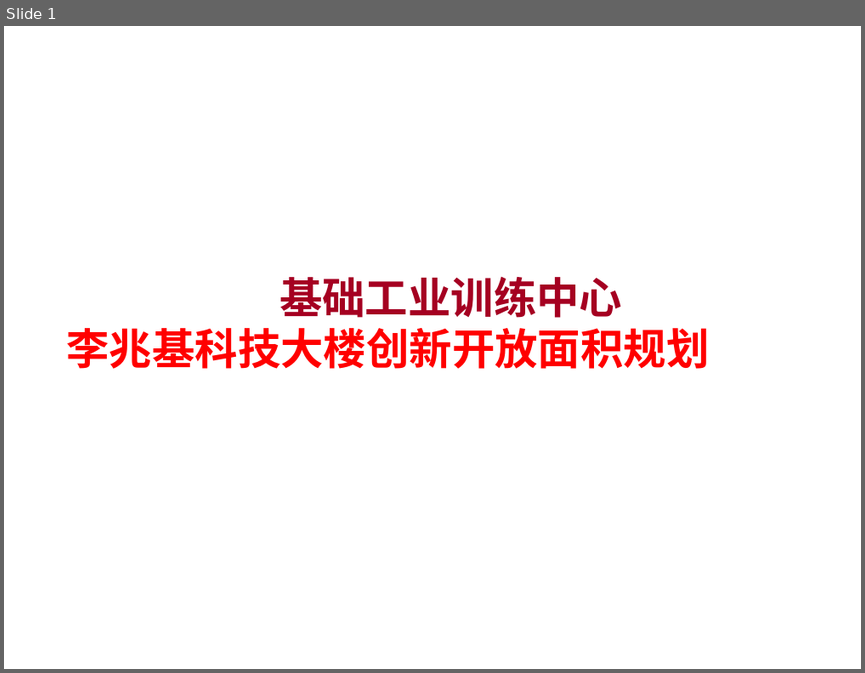
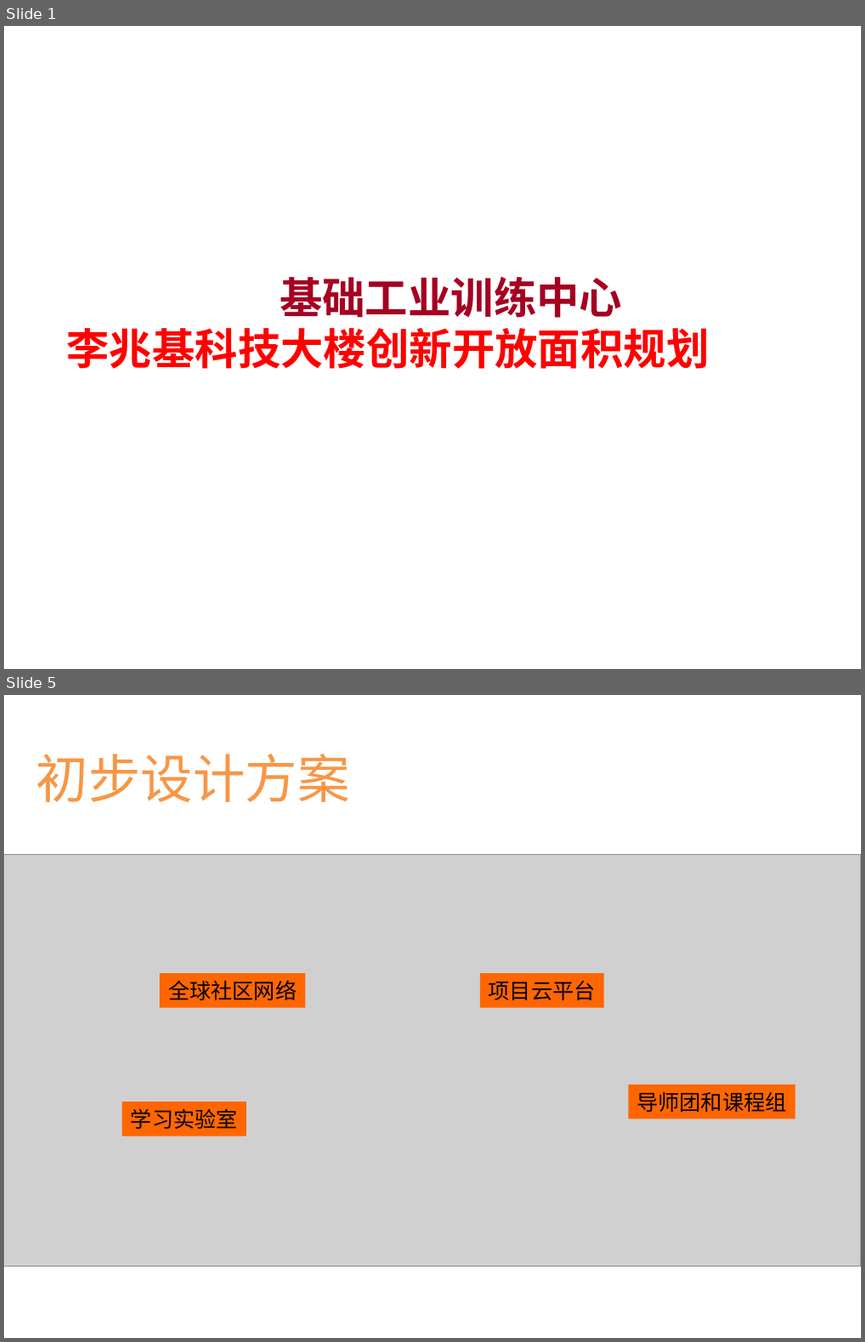
Before and after one commit to woodyme/i.center_my_workzone, a slide deck: 训练中心创客交叉融合空间建设/doc/训练中心搬迁规划草案.ppt. Shown one above the other, each under a label of ours: slide 1 before the commit, slides 1 and 5 after it; the slides between them are not shown. The pictures are 865x673 and 865x1342 pixels, drawn with LibreOffice and Linux fonts; fonts in the diff are those of the drawing; grey boxes stand for pictures. Boxes give left, top, right and bottom in pixels: in the first picture for what was removed or moved away, otherwise in the second. Text is boxed around its words. In the diff, an @@ line names an element or a change of style, - is before the commit and + after.

```diff
--- a/训练中心创客交叉融合空间建设/doc/训练中心搬迁规划草案.ppt
+++ b/训练中心创客交叉融合空间建设/doc/训练中心搬迁规划草案.ppt
@@ slide 5 added at (4, 695, 861, 1338), background #FFFFFF @@
@@ text added at (36, 754, 351, 802), 44 pt, text #F79646 @@
+初步设计方案
@@ picture added at (4, 854, 861, 1265) @@
@@ rectangle added at (160, 974, 306, 1008), fill #FF6600, 18 pt, text #000000 @@
+全球社区网络
@@ rectangle added at (479, 974, 604, 1008), fill #FF6600, 18 pt, text #000000 @@
+项目云平台
@@ rectangle added at (122, 1101, 246, 1135), fill #FF6600, 18 pt, text #000000 @@
+学习实验室
@@ rectangle added at (628, 1084, 794, 1118), fill #FF6600, 18 pt, text #000000 @@
+导师团和课程组
```
Also in this commit, not shown: 9 slides changed, 4 other slides added, 1 slide removed.
